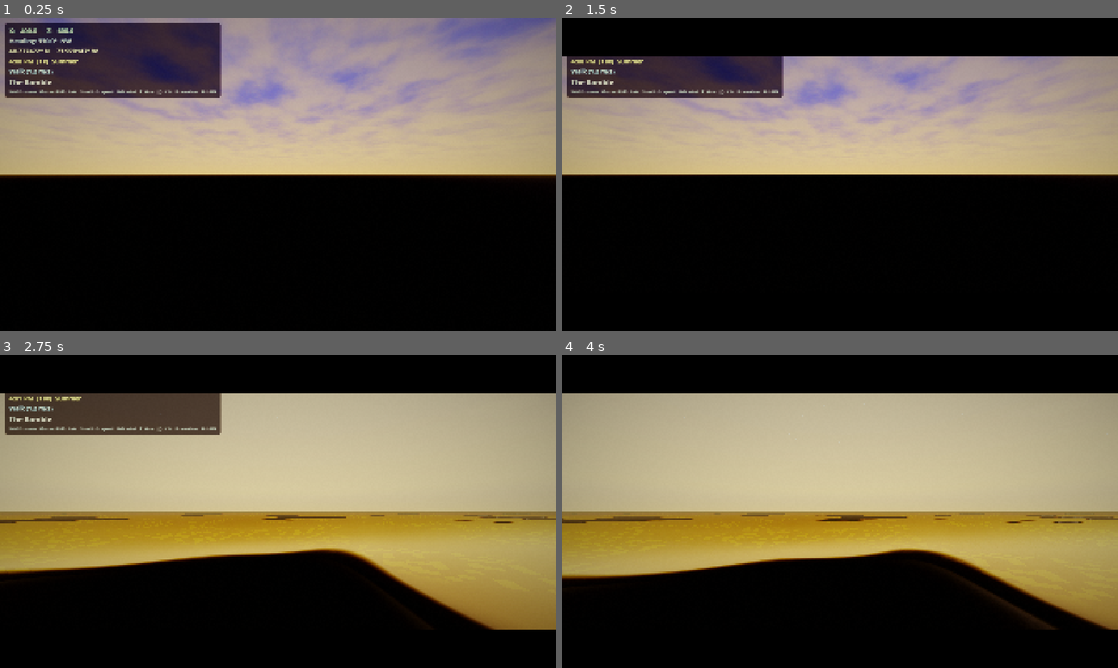
Above: before the commit, frames 1-4 (two rows, left to right).
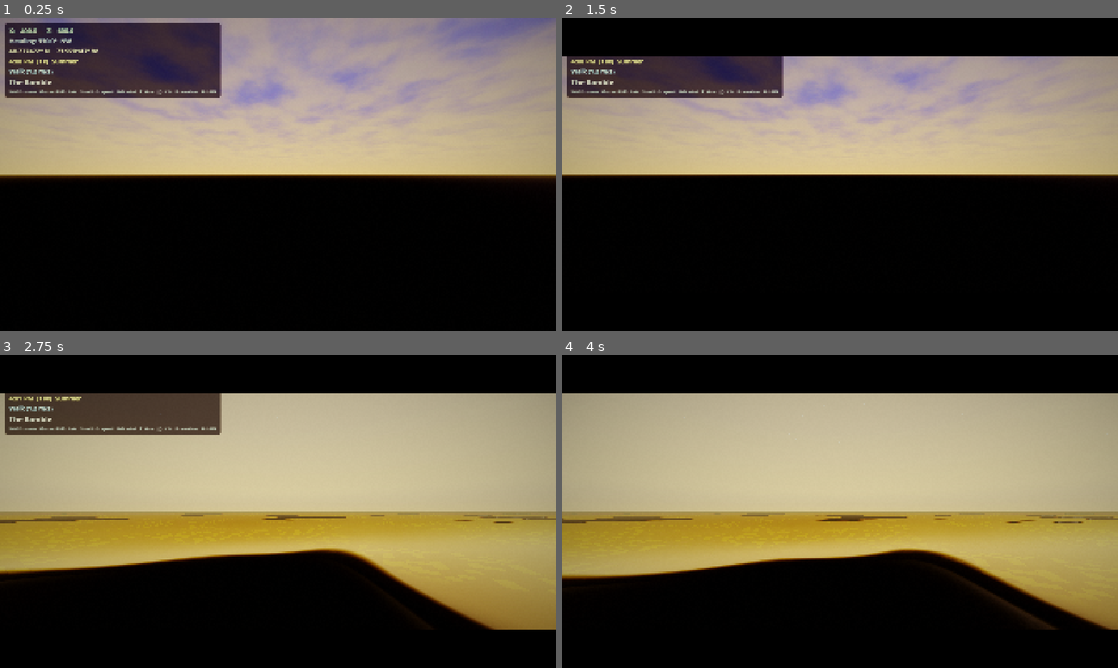
Above: after the commit, the same moments.

Repository: Central-Park-Walk/central-park-walk
Game: Godot game, scene res://main.tscn
The game is run twice, just before and just after one commit, with the same random seed, the same clock (stepped at 60 frames per second) and the same inputs.
Inputs (mouse positions are in pixels of both pictures, inside the frame that each line leads up to):
- Up to frame 1 (0.25 s): no input
- Up to frame 2 (1.5 s): tap Enter at 0.5 s; move the mouse to (962, 158) at 0.52 s; hold D 0.53-1.28 s; tap T at 0.6 s; click (962, 158) at 0.67 s; tap Space at 1.25 s; move the mouse to (728, 190) at 1.27 s; hold S from 1.28 s (still down); tap L at 1.35 s
- Up to frame 3 (2.75 s): tap Enter at 2 s; move the mouse to (333, 442) at 2.02 s; release S at 2.03 s; hold D from 2.03 s (still down); tap P at 2.1 s
- Up to frame 4 (4 s): move the mouse to (812, 574) at 2.77 s; release D at 2.78 s; hold W 2.78-3.53 s; tap G at 2.85 s; click (812, 574) at 2.92 s; move the mouse to (1006, 558) at 3.52 s; hold A from 3.53 s (still down); tap H at 3.6 s

The runs differ from the first frame. In frame 1, 0.7% of the frame differs, in the area x 0-100%, y 50-52%; in frame 2, 0.4%; in frame 3, less than 0.1%; in frame 4, less than 0.1%.

Commit message:
Improve grass realism + NYC atmospheric haze
Terrain shader: reduce grass green push from 1.18→1.08, increase
desaturation to 10%, reduce red cut — less AstroTurf, more natural
Kentucky bluegrass tone.

Noon keyframe: triple fog density (0.0002→0.0006) and double volumetric
fog (0.0002→0.0004) so distant buildings fade into atmospheric haze like
real NYC summer air. Warmer fog color, stronger sky-affect blend.

Co-Authored-By: Claude Opus 4.6 <noreply@anthropic.com>

Diff:
--- a/main.gd
+++ b/main.gd
@@ -1091,20 +1091,20 @@
 		"saturation":     1.05,
 		"contrast":       1.06,
 		"brightness":     0.90,
-		"fog_color":      Color(0.55, 0.52, 0.48),
-		"fog_energy":     0.6,
-		"fog_scatter":    0.05,
-		"fog_density":    0.0002,
-		"fog_aerial":     0.10,
-		"fog_sky_affect": 0.30,
+		"fog_color":      Color(0.62, 0.60, 0.56),  # warmer haze — NYC summer atmosphere
+		"fog_energy":     0.7,
+		"fog_scatter":    0.08,
+		"fog_density":    0.0006,   # NYC always has atmospheric haze — distant buildings fade
+		"fog_aerial":     0.15,
+		"fog_sky_affect": 0.40,    # fog blends toward sky color at distance
 		"sun_energy":     0.90,
 		"sun_color":      Color(0.95, 0.92, 0.85),
 		"sun_pitch":      -55.0,
 		"sun_yaw":        -20.0,
 		"shadow_dist":    300.0,
 		"lamp_emission":  0.0,
-		"vol_fog_density":    0.0002,
-		"vol_fog_anisotropy": 0.50,
+		"vol_fog_density":    0.0004,  # volumetric depth — subtle haze scattering
+		"vol_fog_anisotropy": 0.55,
 		"cloud_coverage":     0.60,
 		"cloud_density":      0.55,
 		"cloud_color_top":    Color(0.95, 0.95, 0.93),
--- a/shaders/terrain.gdshader
+++ b/shaders/terrain.gdshader
@@ -154,10 +154,10 @@
 	// Summer lawn: strong green — terrain IS the grass carpet, 3D blades add depth.
 	// The Great Lawn looks correct; push all grass surfaces to match.
 	float grass_lum = dot(grass_alb, vec3(0.299, 0.587, 0.114));
-	grass_alb = mix(vec3(grass_lum), grass_alb, 0.95);  // minimal desaturation
-	grass_alb.g *= 1.18;  // strong green push — Kentucky bluegrass in summer
-	grass_alb.r *= 0.85;  // cut red/golden warmth
-	grass_alb.b *= 0.92;  // slight blue reduction for natural green
+	grass_alb = mix(vec3(grass_lum), grass_alb, 0.90);  // slight desaturation — real grass isn't neon
+	grass_alb.g *= 1.08;  // moderate green push — bluegrass, not AstroTurf
+	grass_alb.r *= 0.90;  // reduce red warmth but keep some natural tan
+	grass_alb.b *= 0.88;  // reduce blue for earthy green, not teal
 
 	// Multi-scale grass color variation — real lawns are never uniform
 	// Scale 1: large patches (30-50m) — irrigation, drainage, soil differences
